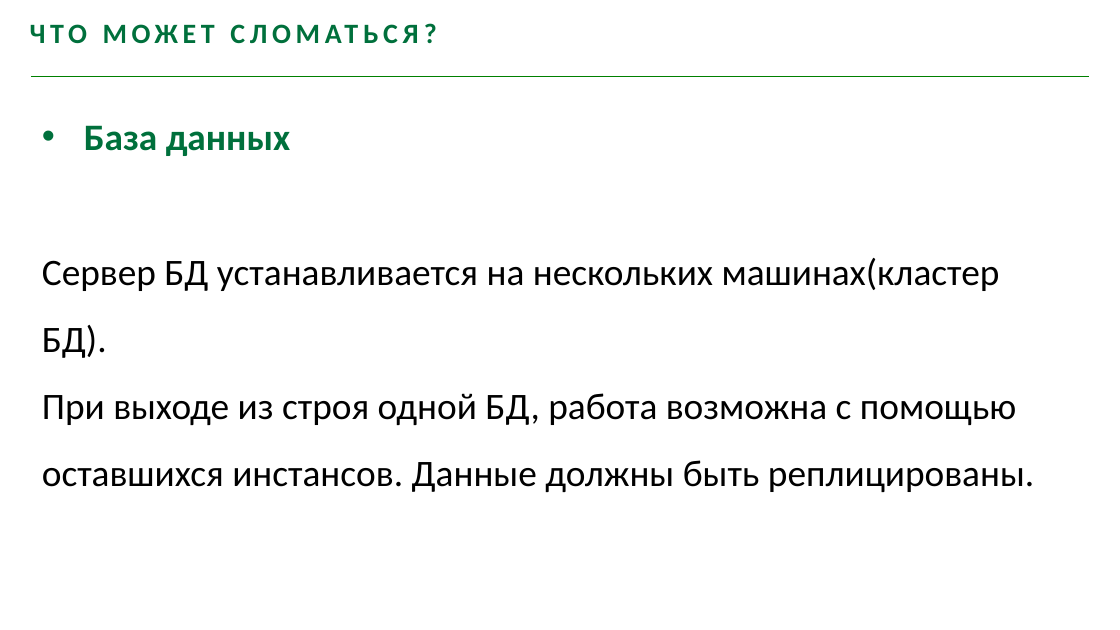
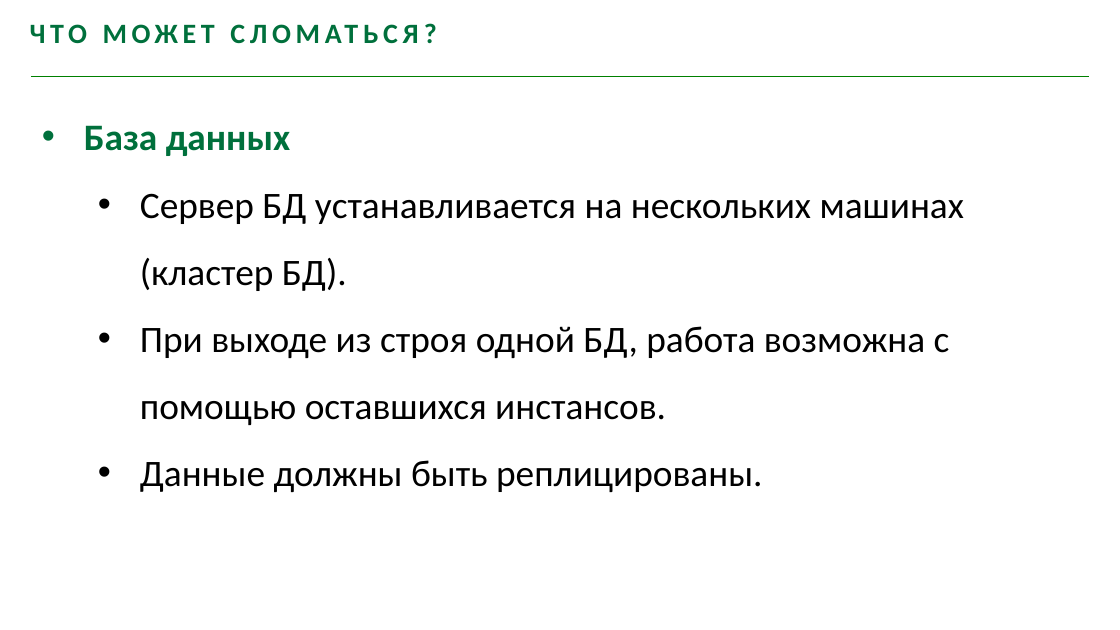
Before and after one commit to youhavebeenforked/JavaSchoolCourse, a slide deck: slide 15 of lessons/18_Hibernate/Лекция Distributed Systems.pptx (slide 16 before the commit). Drawn at 1120x630 pixels with LibreOffice and Linux fonts; fonts in the diff are those of the drawing; background and template pictures are left out. Boxes give left, top, right and bottom in pixels: in the first picture for what was removed or moved away, otherwise in the second. Text is boxed around its words. In the diff, an @@ line names an element or a change of style, - is before the commit and + after.

```diff
--- a/lessons/18_Hibernate/Лекция Distributed Systems.pptx
+++ b/lessons/18_Hibernate/Лекция Distributed Systems.pptx
@@ text at (140, 193, 964, 492): text changed @@
-Сервер БД устанавливается на нескольких машинах(кластер БД).
-При выходе из строя одной БД, работа возможна с помощью оставшихся инстансов. Данные должны быть реплицированы.
+  • Сервер БД устанавливается на нескольких машинах (кластер БД).
+  • При выходе из строя одной БД, работа возможна с помощью оставшихся инстансов.
+  • Данные должны быть реплицированы.
```
Also in this commit, not shown: 4 other slides changed, 1 slide added, 2 slides removed.
